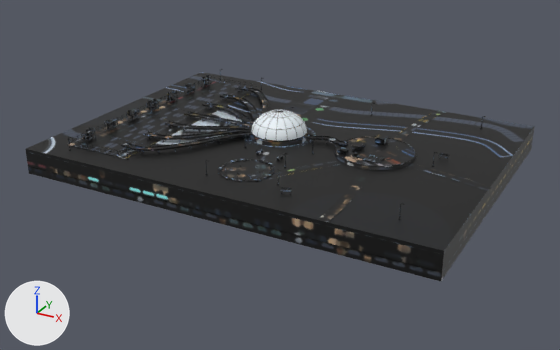
What one commit did to the glTF model public/assets/district.glb.
One viewpoint serves both versions: a camera (50 mm lens) standing at (59.3, -111.2, 48.0) and looking at (-0.2, -3.1, -6.0). The axes (+X, +Y, +Z) are drawn at lower left. The lights are the same throughout. The picture after the commit comes second. Vertices at exactly the same position are counted once.

In view in the first picture: 'district', 'dome_glass'.
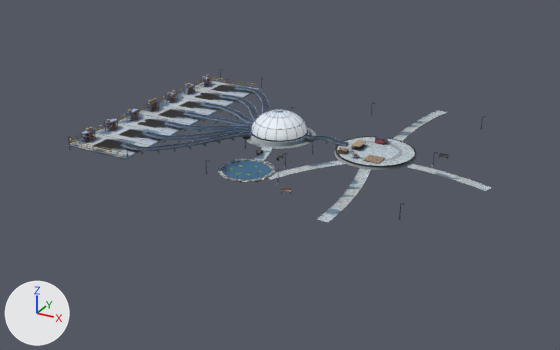
Patch to the scene script:
```diff
--- a/public/assets/district.glb.py
+++ b/public/assets/district.glb.py
@@ me_paving @@
 # used by ob_district; location = (0.0, 0.0, 0.0)
-me_paving.from_pydata(...)  # 29756 vertices, 48924 faces; spans x -36.0..36.3, y -26.0..26.2, z -4.5..4.6
+me_paving.from_pydata(...)  # 29736 vertices, 48888 faces; spans x -31.0..36.3, y -26.0..26.2, z -0.2..4.6
+# me_paving part 1: the loose piece of 12 vertices spanning x -36.0..36.0, y -26.0..26.0, z -3.2..0.0 is deleted
+# me_paving part 2: the loose piece of 8 vertices spanning x -36.0..36.0, y -26.0..26.0, z -4.5..-3.1 is deleted
+# me_paving part 3: 48611 kept faces spanning x -31.0..36.3, y -26.0..26.2, z -0.2..4.6 get new texture (UV) coordinates
+# other edits to the shape of me_paving do not show in these pictures
 me_paving.materials.append(mat_district)
```

Location of each change, [x1, y1, x2, y2] in pixels of the pictures (560 x 350 px):
'district', reshaped: before [26, 69, 535, 281]; after [67, 69, 492, 222]
part 1 of me_paving, deleted: before [26, 72, 535, 273]
part 2 of me_paving, deleted: before [28, 144, 532, 281]
part 3 of me_paving, surface changed (lighter): [68, 73, 492, 222] in both
